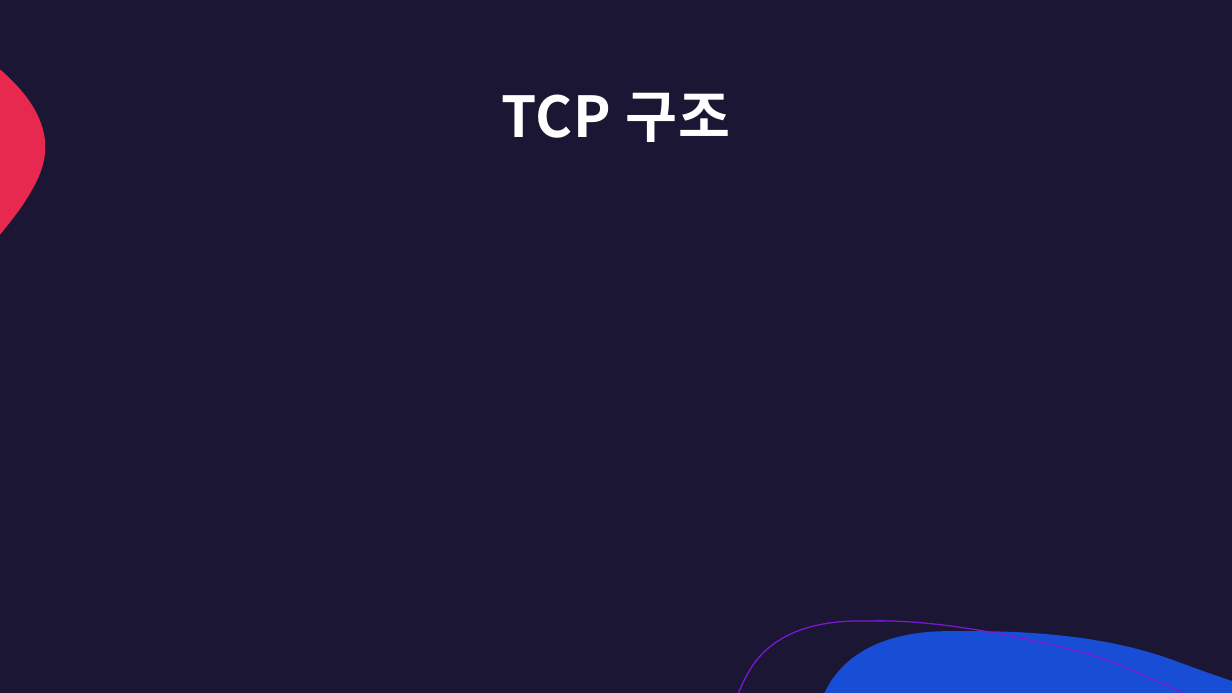
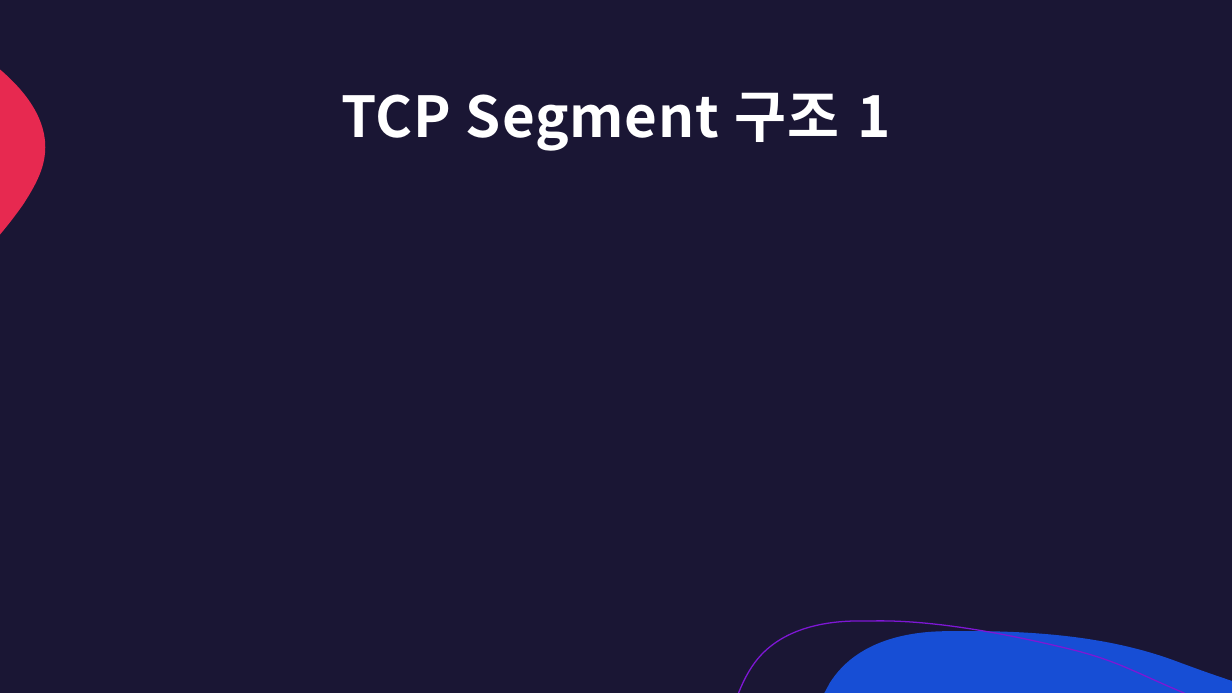
Before and after one commit to lumen4723/2024_network, a slide deck: slide 7 of 2.pptx. Drawn at 1232x693 pixels with LibreOffice and Linux fonts; fonts in the diff are those of the drawing. Boxes give left, top, right and bottom in pixels: in the first picture for what was removed or moved away, otherwise in the second. Text is boxed around its words. In the diff, an @@ line names an element or a change of style, - is before the commit and + after.

```diff
--- a/2.pptx
+++ b/2.pptx
@@ title at (341,92,890,151): text changed @@
-TCP 구조
+TCP Segment 구조 1
```
Also in this commit, not shown: 2 other slides changed, 16 slides added, 2 slides removed, 1 other file.
